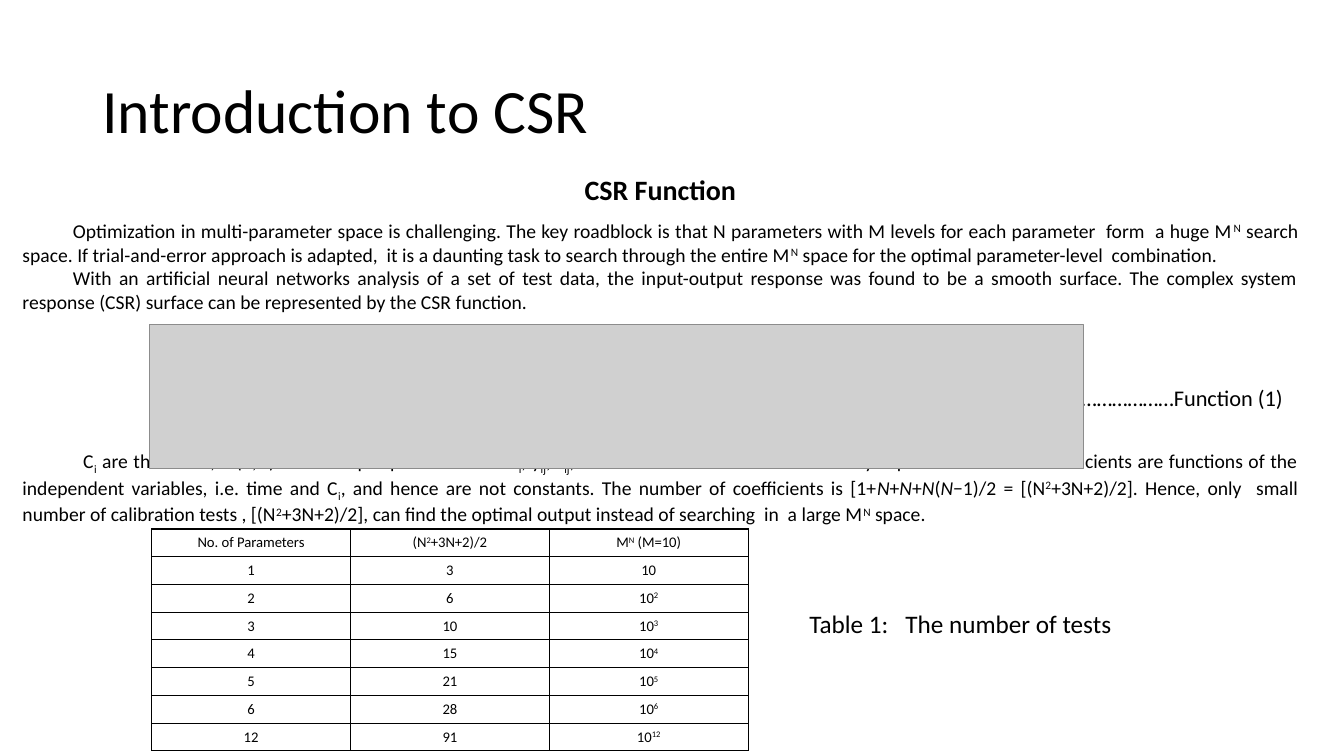
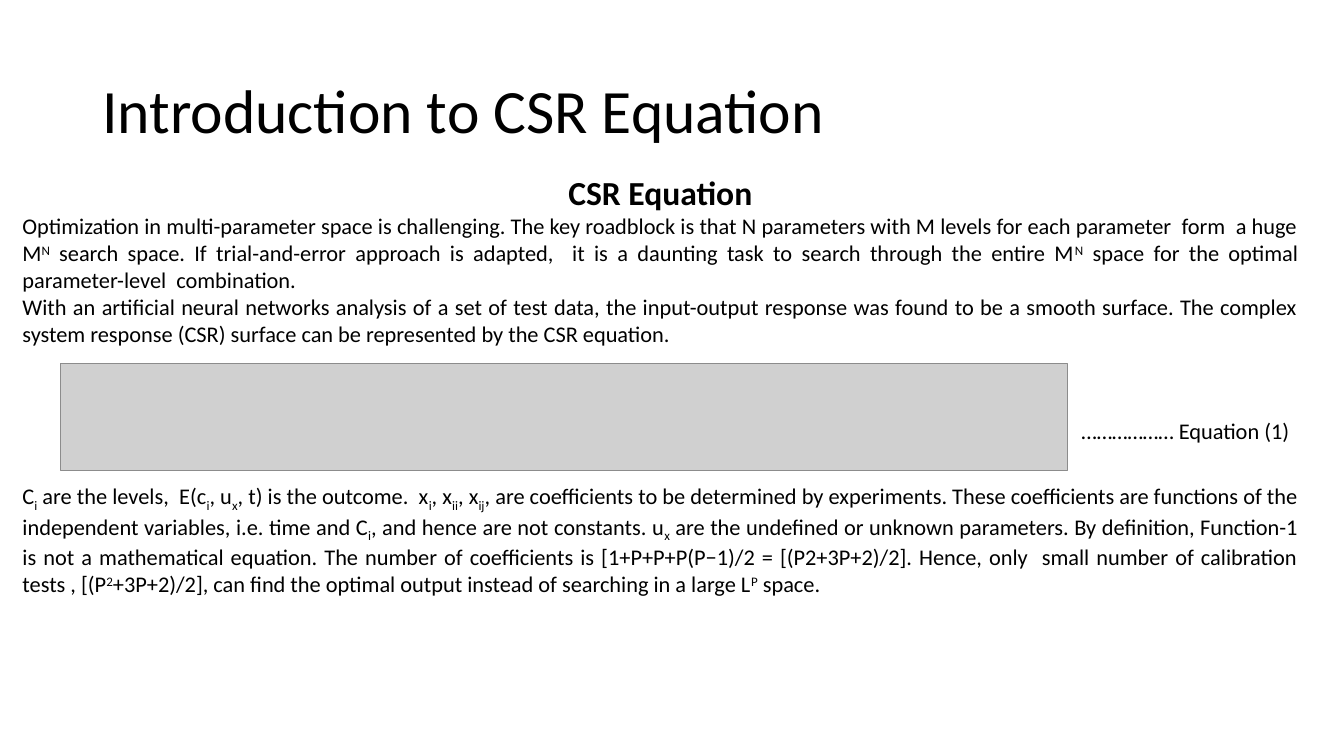
Before and after one commit to cuzno200161/CSR-software, a slide deck: slide 3 of CSR APP Instruction.pptx (slide 2 before the commit). Drawn at 1344x756 pixels with LibreOffice and Linux fonts; fonts in the diff are those of the drawing; grey boxes stand for pictures. Boxes give left, top, right and bottom in pixels: in the first picture for what was removed or moved away, otherwise in the second. Text is boxed around its words. In the diff, an @@ line names an element or a change of style, - is before the commit and + after.

```diff
--- a/CSR APP Instruction.pptx
+++ b/CSR APP Instruction.pptx
@@ title at [102,90,824,143]: text changed @@
-Introduction to CSR
+Introduction to CSR Equation
@@ text at [568,181,752,211]: text changed; size 20 to 24 pt @@
-CSR Function
+CSR Equation
@@ text at [22,218,1298,292]: size 14 to 16 pt in "Optimization in multi-parameter space is challenging. The ..." @@
@@ text at [22,299,1297,596]: text changed; size 14 to 16 pt @@
-With an artificial neural networks analysis of a set of test data, the input-output response was found to be a smooth surface. The complex system response (CSR) surface can be represented by the CSR function.
-………………Function (1)
-Ci are the levels, E(C, t) is the output performance. xi, yij, zij, are coefficients to be determined by experiments. These coefficients are functions of the independent variables, i.e. time and Ci, and hence are not constants. The number of coefficients is [1+N+N+N(N−1)/2 = [(N2+3N+2)/2]. Hence, only small number of calibration tests , [(N2+3N+2)/2], can find the optimal output instead of searching in a large MN space.
+With an artificial neural networks analysis of a set of test data, the input-output response was found to be a smooth surface. The complex system response (CSR) surface can be represented by the CSR equation.
+……………… Equation (1)
+Ci are the levels, E(ci, ux, t) is the outcome. xi, xii, xij, are coefficients to be determined by experiments. These coefficients are functions of the independent variables, i.e. time and Ci, and hence are not constants. ux are the undefined or unknown parameters. By definition, Function-1 is not a mathematical equation. The number of coefficients is [1+P+P+P(P−1)/2 = [(P2+3P+2)/2]. Hence, only small number of calibration tests , [(P2+3P+2)/2], can find the optimal output instead of searching in a large LP space.
@@ picture: place and size @@
-picture at [150,325,1084,469]
+picture at [60,364,1068,471]
@@ table removed at [151,529,747,751], 8 rows, 3 columns @@
-No. of Parameters | (N2+3N+2)/2 | MN (M=10)
-1 | 3 | 10
-2 | 6 | 102
-3 | 10 | 103
-4 | 15 | 104
-5 | 21 | 105
-6 | 28 | 106
-12 | 91 | 1012
@@ text removed at [809,615,1112,634] @@
-Table 1: The number of tests
```
Also in this commit, not shown: 4 other slides changed, 7 slides added, 1 slide removed, 1 other file.
